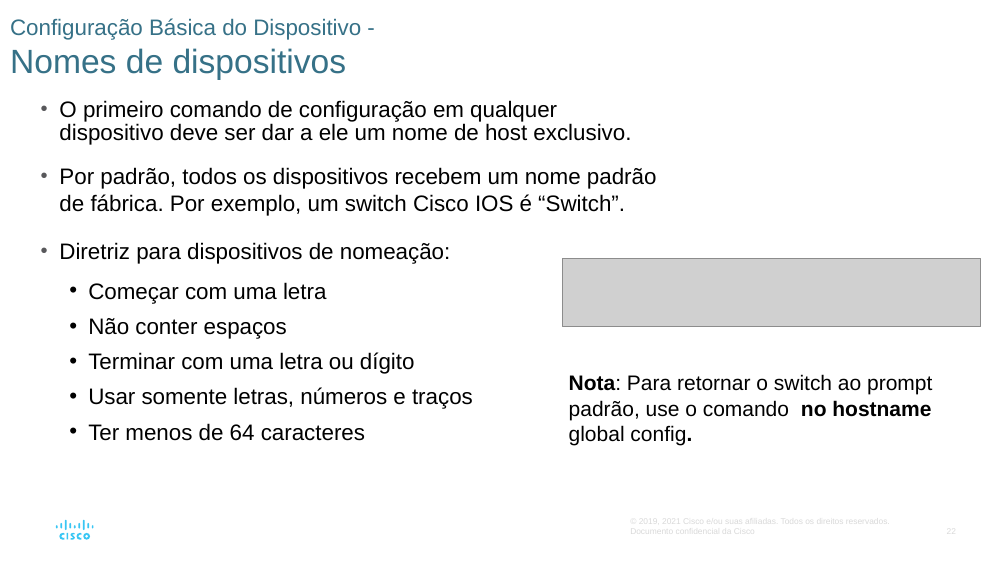
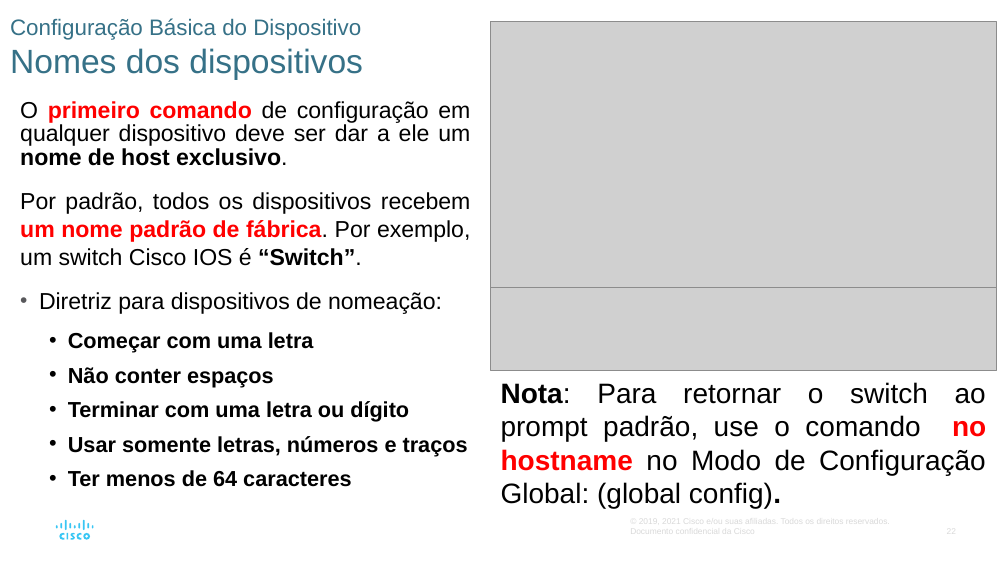
Before and after one commit to vaamonde/netacad, a slide deck: slide 22 of 02-CCNA-200-301-v7/01-CCNA-IntroducaoAsRedes-v7.02/01-Modulo01-PPTS/Modulo02-BasicoSwitchEndpoint.pptx. Drawn at 1008x567 pixels with LibreOffice and Linux fonts; fonts in the diff are those of the drawing; grey boxes stand for pictures. Boxes give left, top, right and bottom in pixels: in the first picture for what was removed or moved away, otherwise in the second. Text is boxed around its words. In the diff, an @@ line names an element or a change of style, - is before the commit and + after.

```diff
--- a/02-CCNA-200-301-v7/01-CCNA-IntroducaoAsRedes-v7.02/01-Modulo01-PPTS/Modulo02-BasicoSwitchEndpoint.pptx
+++ b/02-CCNA-200-301-v7/01-CCNA-IntroducaoAsRedes-v7.02/01-Modulo01-PPTS/Modulo02-BasicoSwitchEndpoint.pptx
@@ title at (10, 18, 363, 80): text changed @@
-Configuração Básica do Dispositivo -
-Nomes de dispositivos
+Configuração Básica do Dispositivo
+Nomes dos dispositivos
@@ picture added at (491, 22, 997, 287) @@
@@ text "O primeiro comando de configuração ...": place and size @@
-text "O primeiro comando de configuração ..." at (59, 100, 657, 216)
+text "O primeiro comando de configuração ..." at (20, 101, 471, 487)
@@ text at (20, 101, 471, 266): size 16 to 16.5 pt in "O primeiro comando de configuração em qualquer ...", "Por padrão, todos os dispositivos recebem um ..."; text colour #000000 to #FF0000 in "primeiro comando", "um nome padrão de fábrica."; bold on in "primeiro comando nome de host exclusivo.", "um nome padrão de fábrica. “Switch”."; alignment left to justified; bullet • to none @@
@@ text removed at (59, 242, 473, 441) @@
-• Diretriz para dispositivos de nomeação:
-    • Começar com uma letra
-    • Não conter espaços
-    • Terminar com uma letra ou dígito
-    • Usar somente letras, números e traços
-    • Ter menos de 64 caracteres
@@ text at (39, 292, 468, 487): paragraphs added @@
+• Diretriz para dispositivos de nomeação:
+    • Começar com uma letra
+    • Não conter espaços
+    • Terminar com uma letra ou dígito
+    • Usar somente letras, números e traços
+    • Ter menos de 64 caracteres
@@ picture: place and size @@
-picture at (562, 258, 981, 327)
+picture at (491, 287, 997, 370)
@@ text at (501, 382, 986, 509): text changed; size 15 to 20 pt @@
-Nota: Para retornar o switch ao prompt padrão, use o comando no hostname global config.
+Nota: Para retornar o switch ao prompt padrão, use o comando no hostname no Modo de Configuração Global: (global config).
```
Also in this commit, not shown: 28 other slides changed, 1 slide added, 29 other files.
